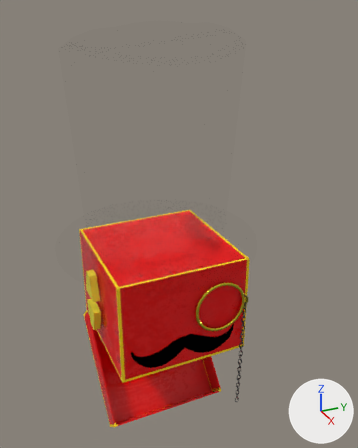
The Blender file assets/enemies/boss.blend, before and after one commit.
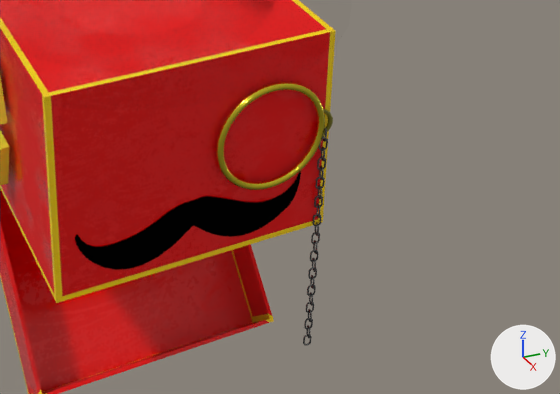
There are two pictures of each version: one whole from a 50 mm lens placed at (19.43, -7.73, 13.58), pointed at (0.95, 0.58, 4.34), one close up on the part from 27% to 98% of the width and 55% to 95% of the height. The lights are fixed; the arrows at lower right show +X, +Y and +Z.

The older version as bpy lines, for what is in view:
```python
me_cube_001 = bpy.data.meshes.new('Cube.001')
me_cube_001.from_pydata(...)  # 8 vertices, 5 faces; spans x -1.0..1.0, y -1.0..1.0, z -0.56..1.0
me_cube_001.materials.append(mat_material_005)
me_cube_007 = bpy.data.meshes.new('Cube.007')
me_cube_007.from_pydata(...)  # 8 vertices, 5 faces; spans x -1.0..1.0, y -1.0..1.0, z -1.0..-0.56
me_cube_007.materials.append(mat_material_005)
me_cylinder_001 = bpy.data.meshes.new('Cylinder.001')
me_cylinder_001.from_pydata(...)  # 480 vertices, 386 faces, 96 loose edges; spans x -2.1..2.12, y -2.19..2.04, z -2.63..2.85
me_cylinder_001.polygons.foreach_set('use_smooth', [True] * 386)
me_cylinder_001.materials.append(mat_material_004)  # black #000000
ob_cube = bpy.data.objects.new('Cube', me_cube_001)
ob_cube.location = (-3.06, -3.06, -1.71)
ob_cube.delta_location = (3.061, 3.061, 1.715)
ob_cube.delta_scale = (3.061, 3.061, 3.061)
_m = ob_cube.modifiers.new('Solidify', 'SOLIDIFY')
_m.thickness = 0.04
ob_cube_004 = bpy.data.objects.new('Cube.004', me_cube_007)
ob_cube_004.parent = ob_cube
ob_cube_004.matrix_parent_inverse = Matrix(((0.327, 0.0, 0.0, 0.0), (0.0, 0.327, 0.0, 0.0), (0.0, 0.0, 0.327, 0.0), (0.0, 0.0, 0.0, 1.0)))
ob_cube_004.location = (0.0, 0.0, 0.0)
ob_cube_004.delta_location = (0.293, 0.0, -2.746)
ob_cube_004.delta_rotation_euler = (0.0, 0.809, 0.0)
ob_cube_004.delta_scale = (3.061, 3.061, 3.061)
_m = ob_cube_004.modifiers.new('Solidify', 'SOLIDIFY')
_m.thickness = 0.04
ob_cylinder = bpy.data.objects.new('Cylinder', me_cylinder_001)
ob_cylinder.location = (-3.06, -3.06, -1.71)
ob_cylinder.delta_location = (3.271, 3.009, 9.431)
ob_cylinder.delta_scale = (2.171, 2.171, 1.759)
# also in view: 'Torus.001' at (3.1, 2.88, -2.19); 'NurbsCircle' at (3.19, 1.61, 1.0); 'BezierCurve' at (3.09, -0.11, -0.74)
```
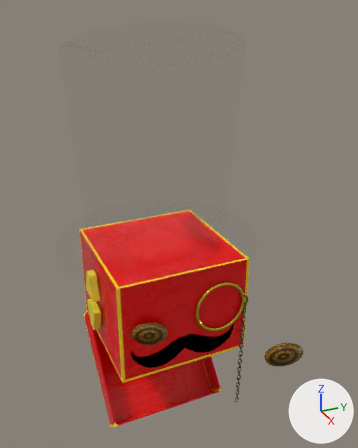
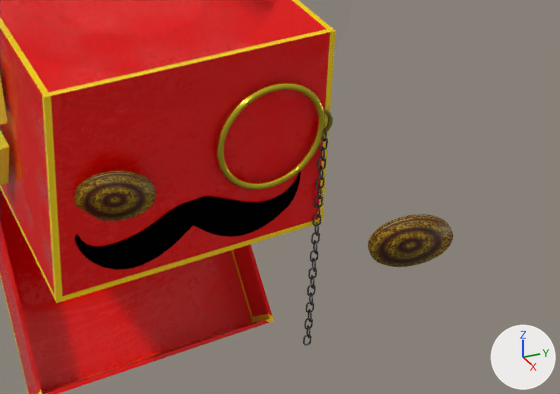
Edits to the bpy script that builds the scene:
```text
Add mat_material_006:
    mat_material_006 = bpy.data.materials.new('Material.006')
    # nodes: BsdfPrincipled, Mapping, Mix, OutputMaterial, TexCoord, TexWave
    # colours: yellow #ba9f00, black #000000, red #bb0800
Add mat_material_009:
    mat_material_009 = bpy.data.materials.new('Material.009')
    # nodes: BsdfPrincipled, Mapping, Mix, OutputMaterial, TexCoord, TexWave
    # colours: yellow #ba9f00, black #000000, red #bb0800
Add me_cylinder_003:
    me_cylinder_003.from_pydata(...)  # 64 vertices, 34 faces; spans x 3.21..3.33, y 0.79..2.43, z 0.22..1.86
    me_cylinder_003.polygons.foreach_set('use_smooth', [True] * 34)
    me_cylinder_003.materials.append(mat_material_006)
Add me_cylinder_002:
    me_cylinder_002.from_pydata(...)  # 64 vertices, 34 faces; spans x 3.0..3.12, y -2.47..-0.83, z 0.15..1.78
    me_cylinder_002.polygons.foreach_set('use_smooth', [True] * 34)
    me_cylinder_002.materials.append(mat_material_009)
Add ob_cylinder_001:
    ob_cylinder_001 = bpy.data.objects.new('Cylinder.001', me_cylinder_003)
    ob_cylinder_001.location = (3.24, 1.61, 1.03)
    ob_cylinder_001.rotation_euler = (-0.243, 0.245, -0.242)  # degrees (-14, 14, -14)
    ob_cylinder_001.scale = (0.972, 0.972, 0.836)
Add ob_cylinder_002:
    ob_cylinder_002 = bpy.data.objects.new('Cylinder.002', me_cylinder_002)
    ob_cylinder_002.location = (0.48, 0.26, 0.2)
    ob_cylinder_002.rotation_euler = (-0.243, 0.245, -0.242)  # degrees (-14, 14, -14)
    ob_cylinder_002.scale = (0.972, 0.972, 0.836)
```

Where the change shows, as pixel boxes [x1, y1, x2, y2] in the close-ups (560 x 394 px):
'Cylinder.001', added: after [368, 214, 453, 267]
'Cylinder.002', added: after [74, 170, 156, 221]
